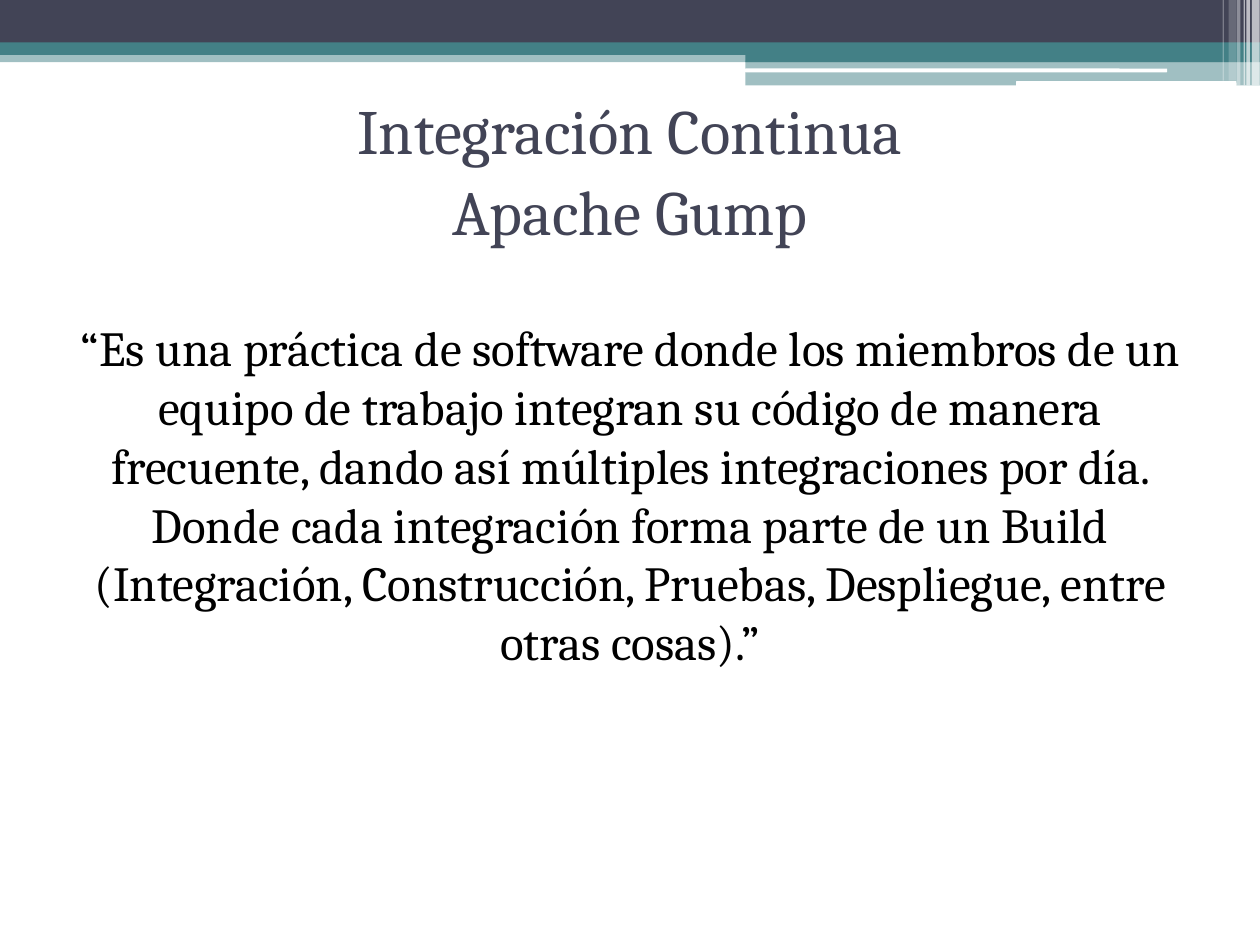
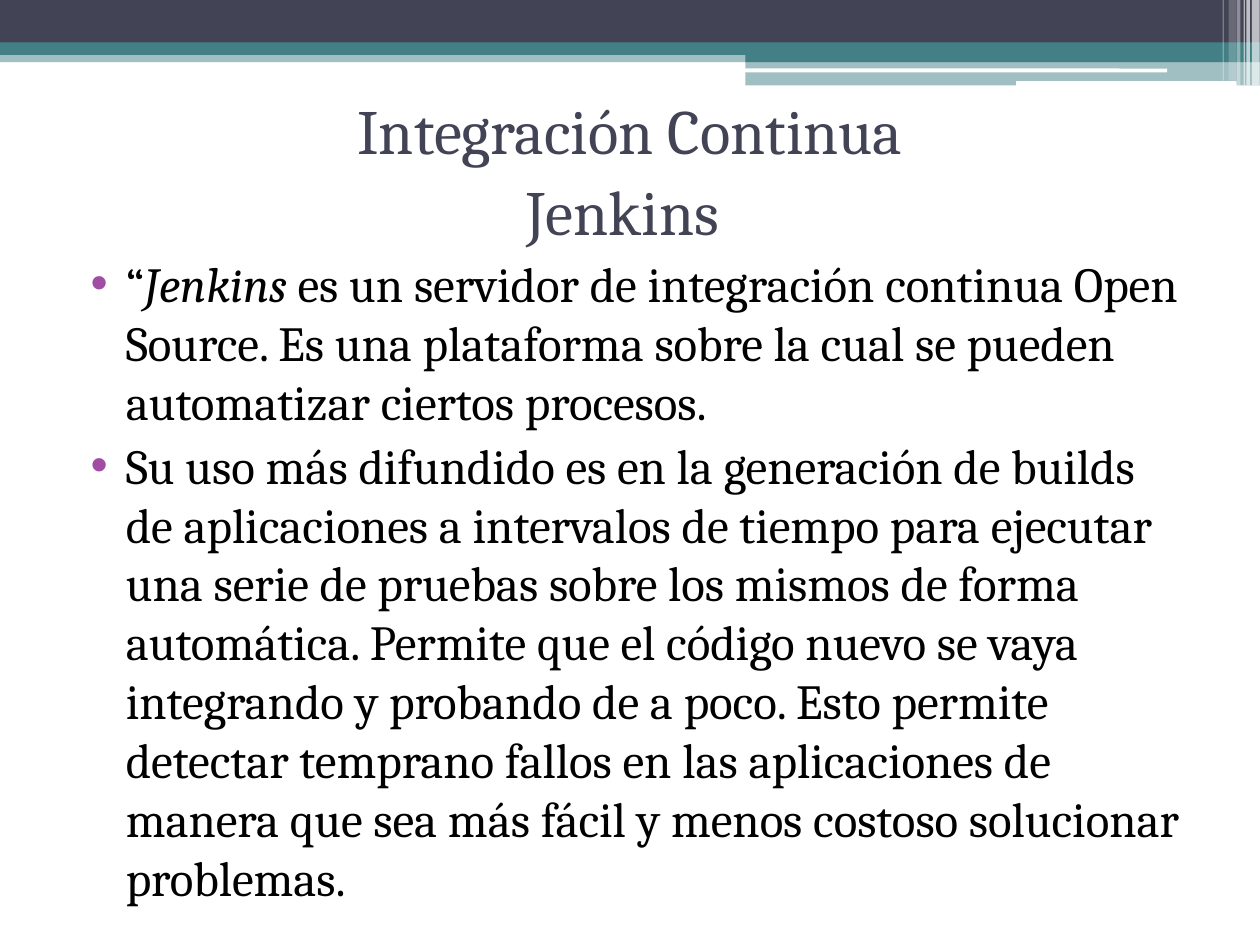
Before and after one commit to gabrielgag89/ing-sw-2012, a slide deck: slide 9 of Gestion de Configuracion.pptx. Drawn at 1260x945 pixels with LibreOffice and Linux fonts; fonts in the diff are those of the drawing. Boxes give left, top, right and bottom in pixels: in the first picture for what was removed or moved away, otherwise in the second. Text is boxed around its words. In the diff, an @@ line names an element or a change of style, - is before the commit and + after.

Commit message:
jenkins

```diff
--- a/Gestion de Configuracion.pptx
+++ b/Gestion de Configuracion.pptx
@@ text at [126,191,1179,907]: text changed @@
-Apache Gump
-“Es una práctica de software donde los miembros de un equipo de trabajo integran su código de manera frecuente, dando así múltiples integraciones por día. Donde cada integración forma parte de un Build (Integración, Construcción, Pruebas, Despliegue, entre otras cosas).”
+Jenkins
+• “Jenkins es un servidor de integración continua Open Source. Es una plataforma sobre la cual se pueden automatizar ciertos procesos.
+• Su uso más difundido es en la generación de builds de aplicaciones a intervalos de tiempo para ejecutar una serie de pruebas sobre los mismos de forma automática. Permite que el código nuevo se vaya integrando y probando de a poco. Esto permite detectar temprano fallos en las aplicaciones de manera que sea más fácil y menos costoso solucionar problemas.
```
Also in this commit, not shown: 3 other slides changed.
